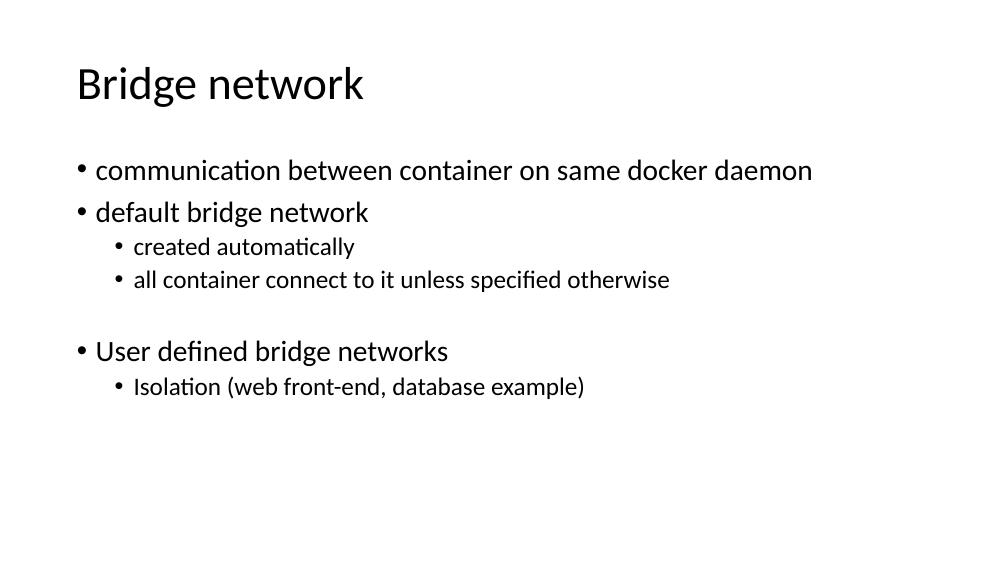
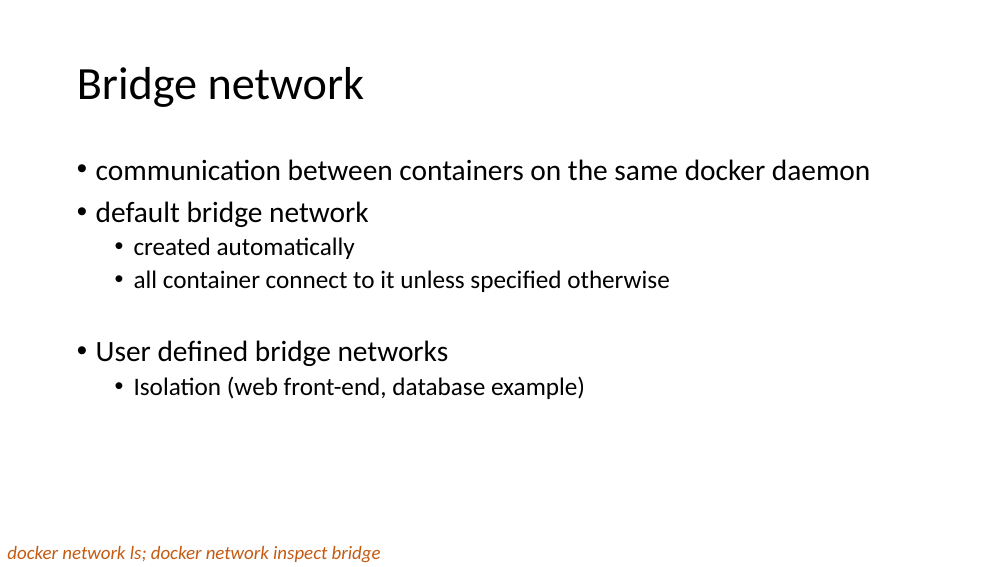
Before and after one commit to ERNICommunity/ESK-EPD-2018-Docker, a slide deck: slide 19 of src/_data/docker.pptx (slide 16 before the commit). Drawn at 1008x567 pixels with LibreOffice and Linux fonts; fonts in the diff are those of the drawing. Boxes give left, top, right and bottom in pixels: in the first picture for what was removed or moved away, otherwise in the second. Text is boxed around its words. In the diff, an @@ line names an element or a change of style, - is before the commit and + after.

Commit message:
update docker intro presentation + excluded _data folder form docker build context

```diff
--- a/src/_data/docker.pptx
+++ b/src/_data/docker.pptx
@@ text at [96, 159, 870, 181]: text changed @@
-• communication between container on same docker daemon
+• communication between containers on the same docker daemon
@@ text added at [7, 546, 381, 563], 18 pt, text #C55A11, italic @@
+docker network ls; docker network inspect bridge
```
Also in this commit, not shown: 3 other slides changed, 4 slides added, 1 other file.
